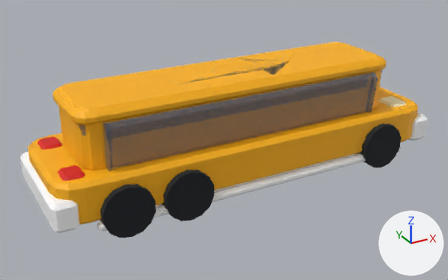
The glTF model game/assets/resources/models/truck.glb: old version first, new version second.
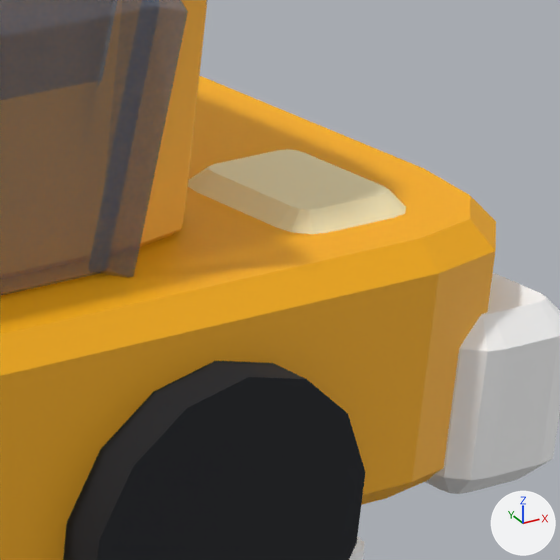
The first picture shows the older version from a 50 mm camera at (-2.26, -3.87, 2.24) aimed at (-0.13, 0.0, 0.31). The close-ups show the older and then the newer version on the part from 79% to 95% of the width and 27% to 53% of the height of that picture. Only the edits that show in the close-ups are written down. Every picture has the same lights, and +X, +Y and +Z are marked at lower right. Where no turn or scale is listed for an object, it has been applied to the vertices.

In view in the first close-up: 'body', 'bumper_front', 'cabin', 'headlamp', 'side_window', 'wheel' and 1 more.
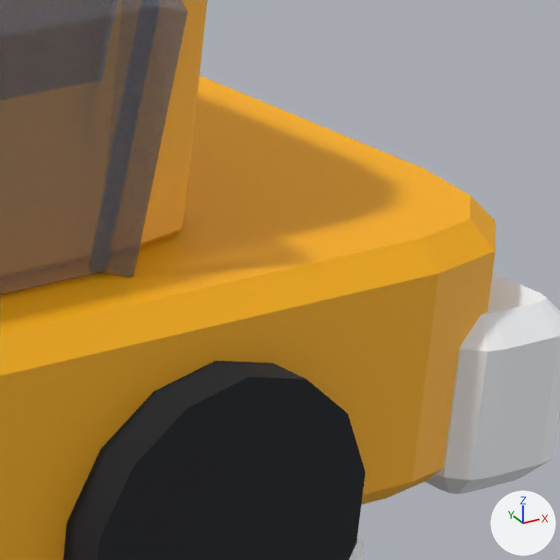
Where the newer file only moved an object's origin or applied its transform, the numbers keep the older frame.

Edits to the bpy script that builds the scene:
```text
Remove ob_headlamp:
    ob_headlamp = bpy.data.objects.new('headlamp', me_mesh_11)
    ob_headlamp.location = (1.335, -0.26, 0.42)
```

Where the change shows, as pixel boxes [x1, y1, x2, y2] in the close-ups (560 x 560 px):
'headlamp', deleted (beige)
    before: [188, 149, 406, 234]
